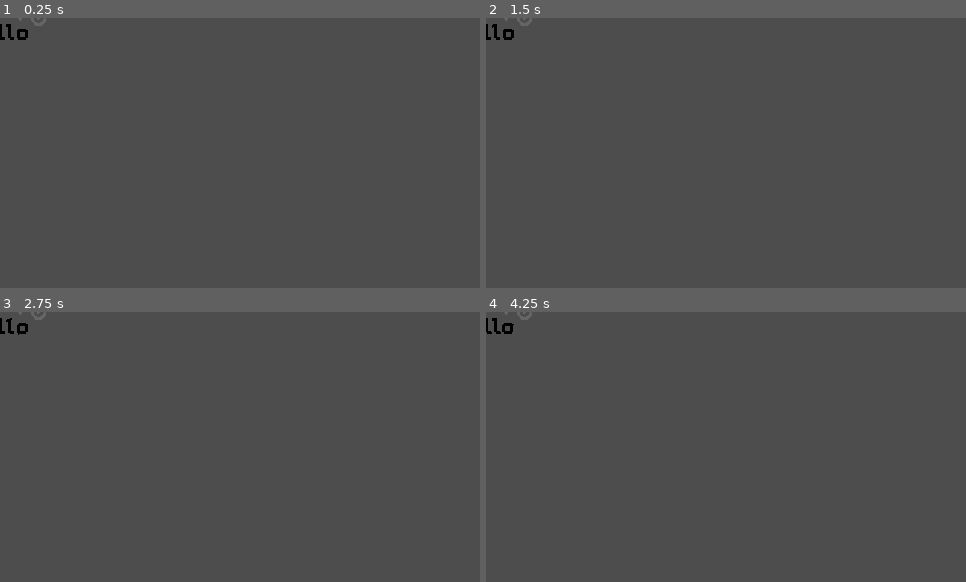
Above: before the commit, frames 1-4 (two rows, left to right).
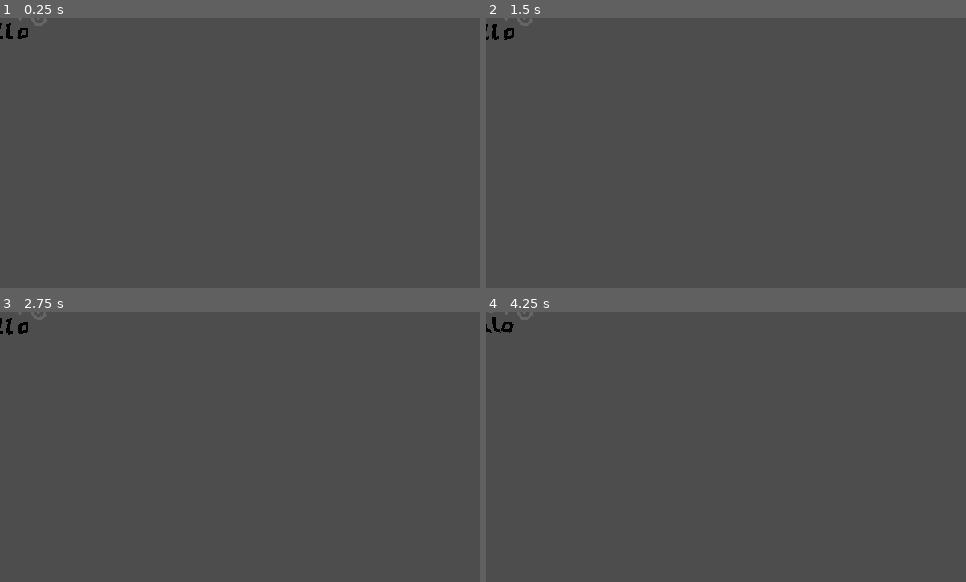
Above: after the commit, the same moments.

Repository: hryspider/GGJ-Committee-Team26
Game: Godot game, scene res://ui/dictionary_rune.tscn
The game is run twice, just before and just after one commit, with the same random seed, the same clock (stepped at 60 frames per second) and the same inputs. This scene is started directly instead of the project's main scene.
Inputs (mouse positions are in pixels of both pictures, inside the frame that each line leads up to):
- Up to frame 1 (0.25 s): no input
- Up to frame 2 (1.5 s): tap Enter at 0.5 s; move the mouse to (831, 139) at 0.52 s; hold D (right) 0.53-1.28 s; click (831, 139) at 0.6 s; move the mouse to (630, 166) at 1.27 s; hold S (down) from 1.28 s (still down); tap E (interact) at 1.35 s
- Up to frame 3 (2.75 s): move the mouse to (288, 387) at 2.02 s; release S (down) at 2.03 s; hold D (right) from 2.03 s (still down); click (288, 387) at 2.1 s
- Up to frame 4 (4.25 s): move the mouse to (702, 501) at 2.77 s; release D (right) at 2.78 s; hold W (up) 2.78-3.53 s; tap E (interact) at 2.85 s; move the mouse to (870, 487) at 3.52 s; hold A (left) from 3.53 s (still down); click (870, 487) at 3.6 s

The runs differ from the first frame. In frame 1, 0.1% of the frame differs, in the area x 0-6%, y 1-9%; in frame 2, less than 0.1%; in frame 3, less than 0.1%; in frame 4, less than 0.1%.

Commit message:
shakier handwriting

Diff:
--- a/objects/rune.tscn
+++ b/objects/rune.tscn
@@ -25,6 +25,7 @@
 
 [node name="RuneLabel" type="Label" parent="." unique_id=1947407639]
 material = ExtResource("4_ru05i")
+instance_shader_parameters/localjitterscale = 2.5
 layout_mode = 1
 anchors_preset = 8
 anchor_left = 0.5
@@ -45,6 +46,7 @@
 [node name="TextOverlay" type="Label" parent="." unique_id=1319333999]
 material = ExtResource("4_ru05i")
 instance_shader_parameters/color = Color(0, 0, 0, 1)
+instance_shader_parameters/localjitterscale = 2.5
 layout_mode = 1
 anchors_preset = 8
 anchor_left = 0.5
